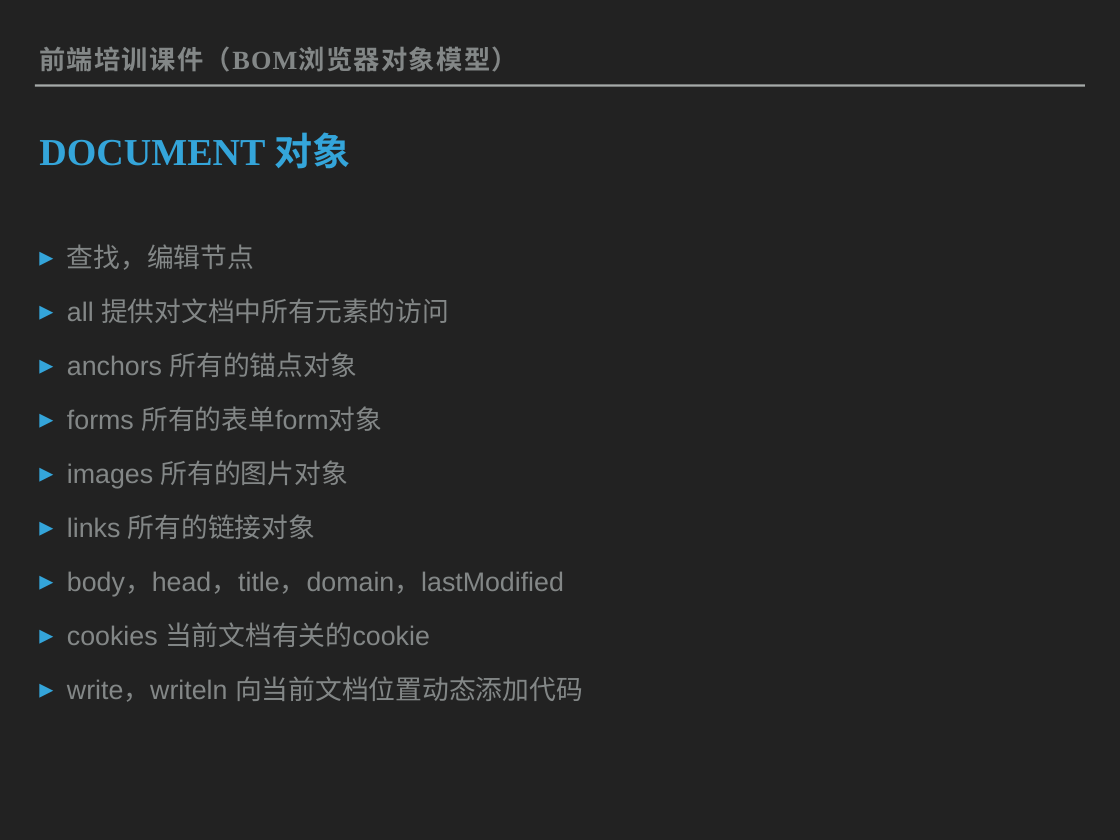
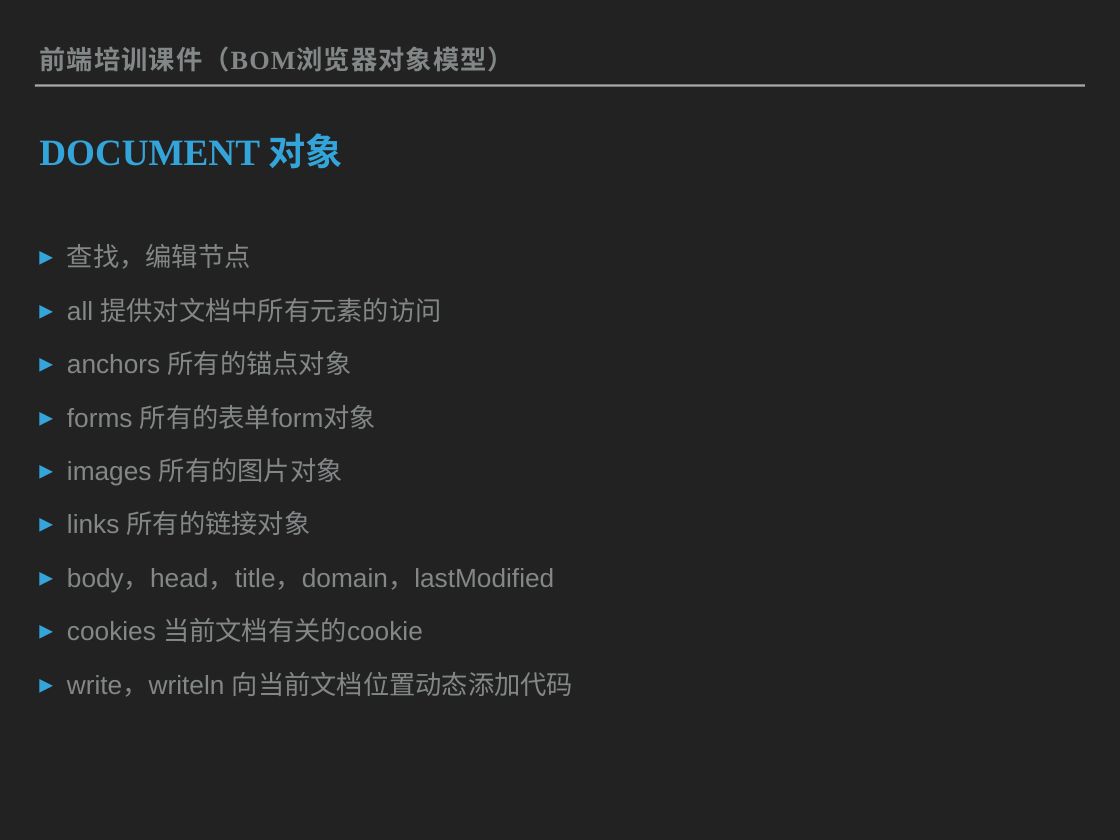
Before and after one commit to baihuibo/training-plan, a slide deck: slide 4 of 前端培训课件/BOM 浏览器对象模型.pptx. Drawn at 1120x840 pixels with LibreOffice and Linux fonts; fonts in the diff are those of the drawing. Boxes give left, top, right and bottom in pixels: in the first picture for what was removed or moved away, otherwise in the second. Text is boxed around its words. In the diff, an @@ line names an element or a change of style, - is before the commit and + after.

```diff
--- a/前端培训课件/BOM 浏览器对象模型.pptx
+++ b/前端培训课件/BOM 浏览器对象模型.pptx
@@ text "前端培训课件（BOM浏览器对象模型）" at box(39, 46, 514, 72): letter spacing 1.2 to 1 pt @@
@@ title "DOCUMENT 对象" at box(39, 133, 343, 169): size 34.8 to 34 pt @@
@@ text "查找，编辑节点" at box(67, 244, 573, 697): size 24.5 to 24 pt @@
```
Also in this commit, not shown: 7 other slides changed, 1 other file.
